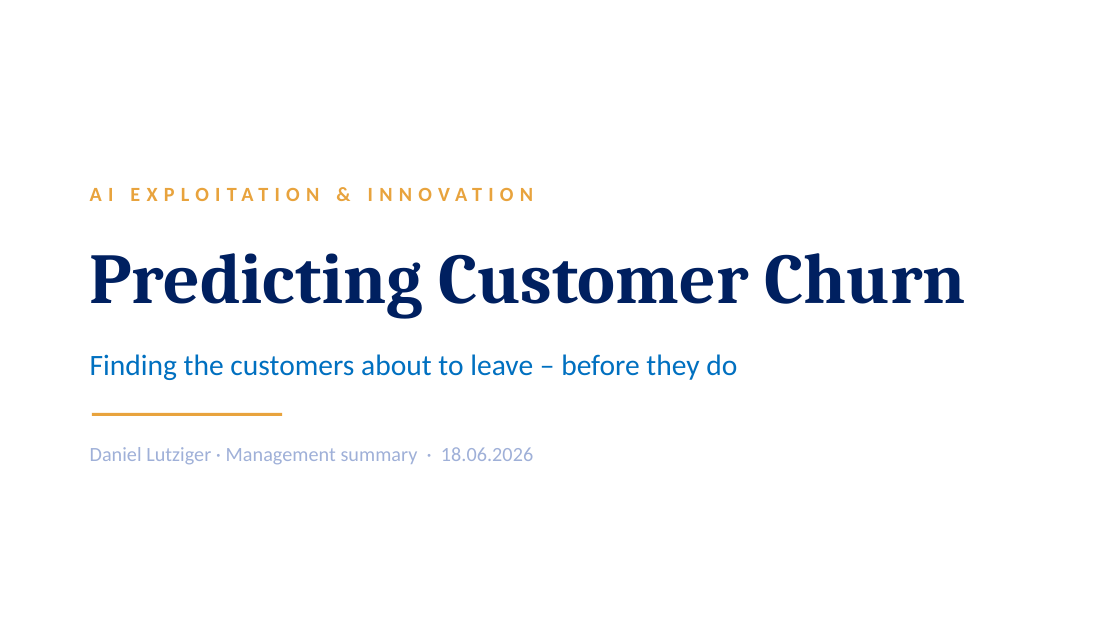
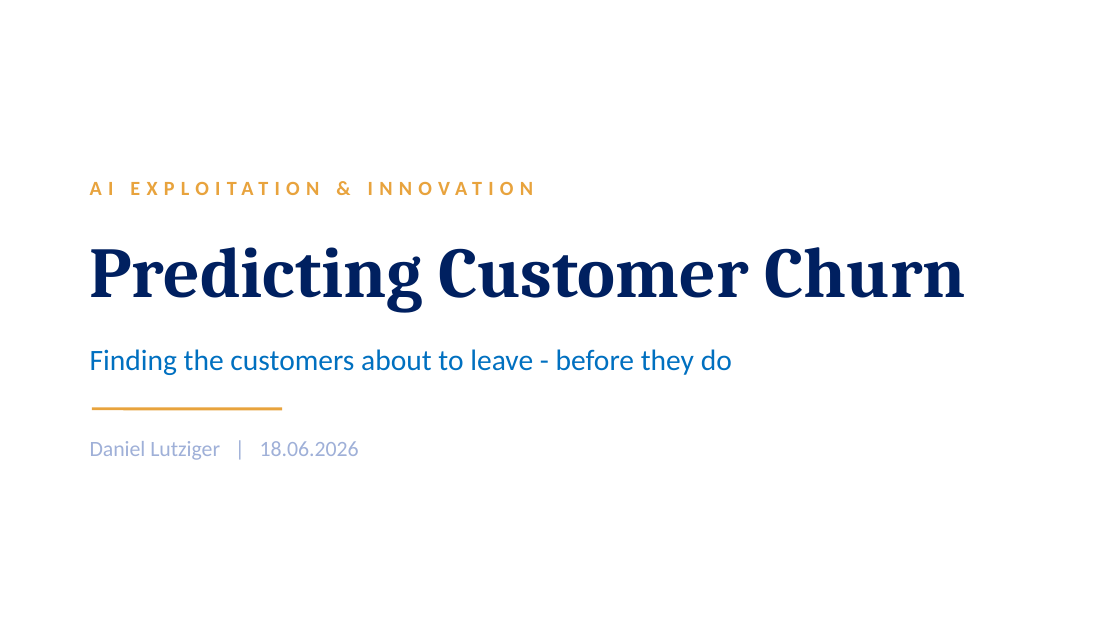
Before and after one commit to danielLutziger/churn-investigation, a slide deck: slide 1 of daniel-lutziger-churn.pptx. Drawn at 1120x630 pixels with LibreOffice and Linux fonts; fonts in the diff are those of the drawing. Boxes give left, top, right and bottom in pixels: in the first picture for what was removed or moved away, otherwise in the second. Text is boxed around its words. In the diff, an @@ line names an element or a change of style, - is before the commit and + after.

```diff
--- a/daniel-lutziger-churn.pptx
+++ b/daniel-lutziger-churn.pptx
@@ text at [90,349,732,375]: text changed @@
-Finding the customers about to leave – before they do
+Finding the customers about to leave - before they do
@@ 2 texts, 1 line: place and size @@
-2 texts, 1 line at [90,174,1031,414]
+2 texts, 1 line at [90,168,1031,409]
@@ text at [90,441,359,460]: text changed; size 17.3 to 18.7 pt @@
-Daniel Lutziger · Management summary · 18.06.2026
+Daniel Lutziger | 18.06.2026
```
Also in this commit, not shown: 4 other slides changed, 1 slide removed, 1 other file.
